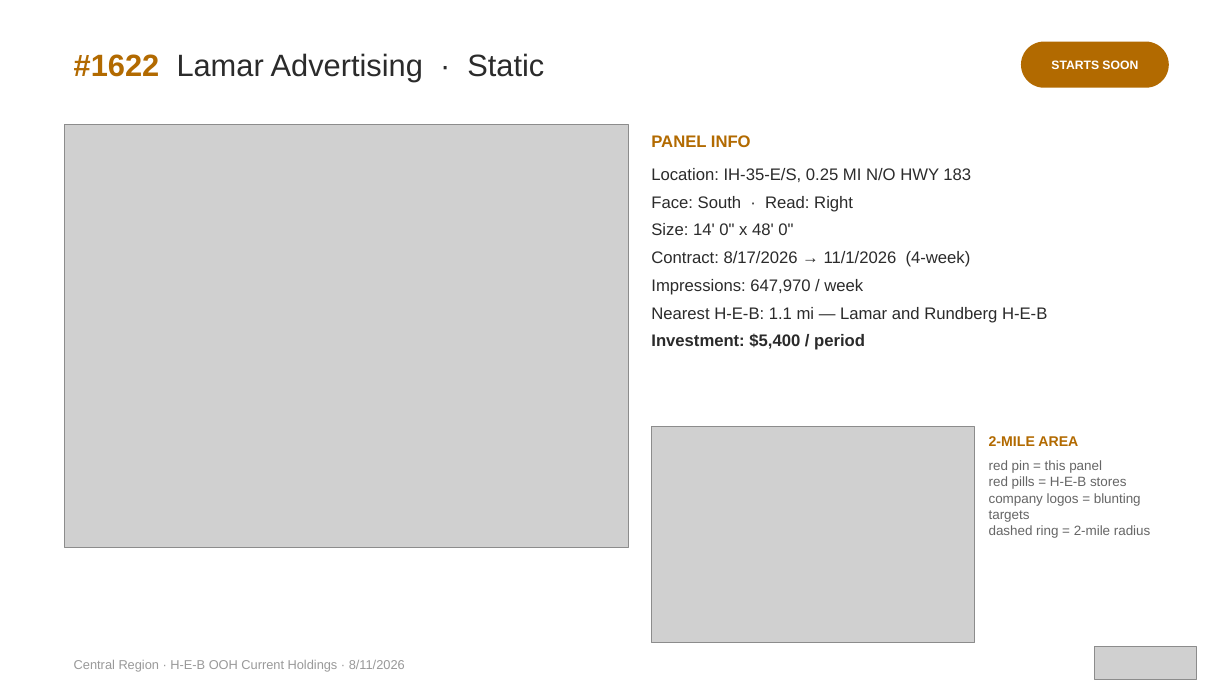
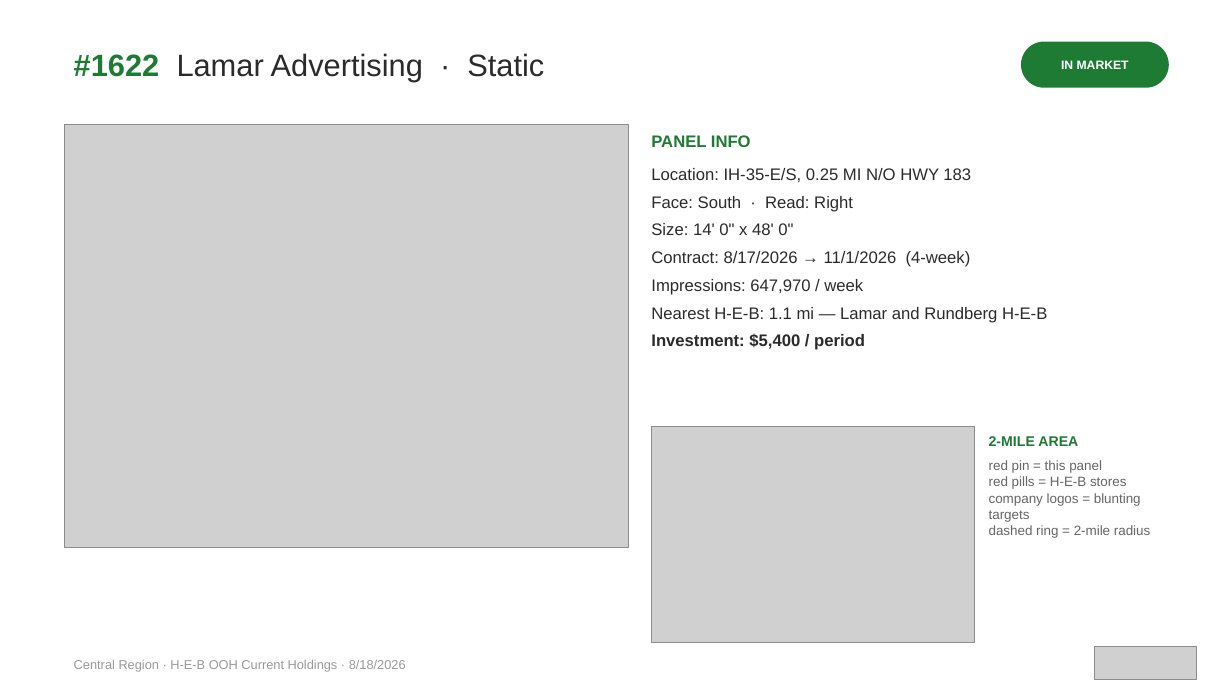
Before and after one commit to willbailes1-glitch/heb-ooh-reviews, a slide deck: slide 20 of region/Central-holdings-deck.pptx (slide 23 before the commit). Drawn at 1232x693 pixels with LibreOffice and Linux fonts; fonts in the diff are those of the drawing; grey boxes stand for pictures. Boxes give left, top, right and bottom in pixels: in the first picture for what was removed or moved away, otherwise in the second. Text is boxed around its words. In the diff, an @@ line names an element or a change of style, - is before the commit and + after.

Commit message:
region deck: Central

```diff
--- a/region/Central-holdings-deck.pptx
+++ b/region/Central-holdings-deck.pptx
@@ text "#1622 Lamar Advertising · Static" at [74,53,544,82]: text colour #B26A00 to #1E7B34 in "#1622" @@
@@ rounded rectangle at [1021,42,1169,88]: fill #B26A00 to #1E7B34 @@
@@ text at [1061,59,1129,72]: text changed @@
-STARTS SOON
+IN MARKET
@@ text "PANEL INFO" at [651,135,751,147]: text colour #B26A00 to #1E7B34 @@
@@ text "2-MILE AREA" at [989,436,1078,446]: text colour #B26A00 to #1E7B34 @@
@@ text at [74,660,406,672]: text changed @@
-Central Region · H-E-B OOH Current Holdings · 8/11/2026
+Central Region · H-E-B OOH Current Holdings · 8/18/2026
```
Also in this commit, not shown: 28 other slides changed.
